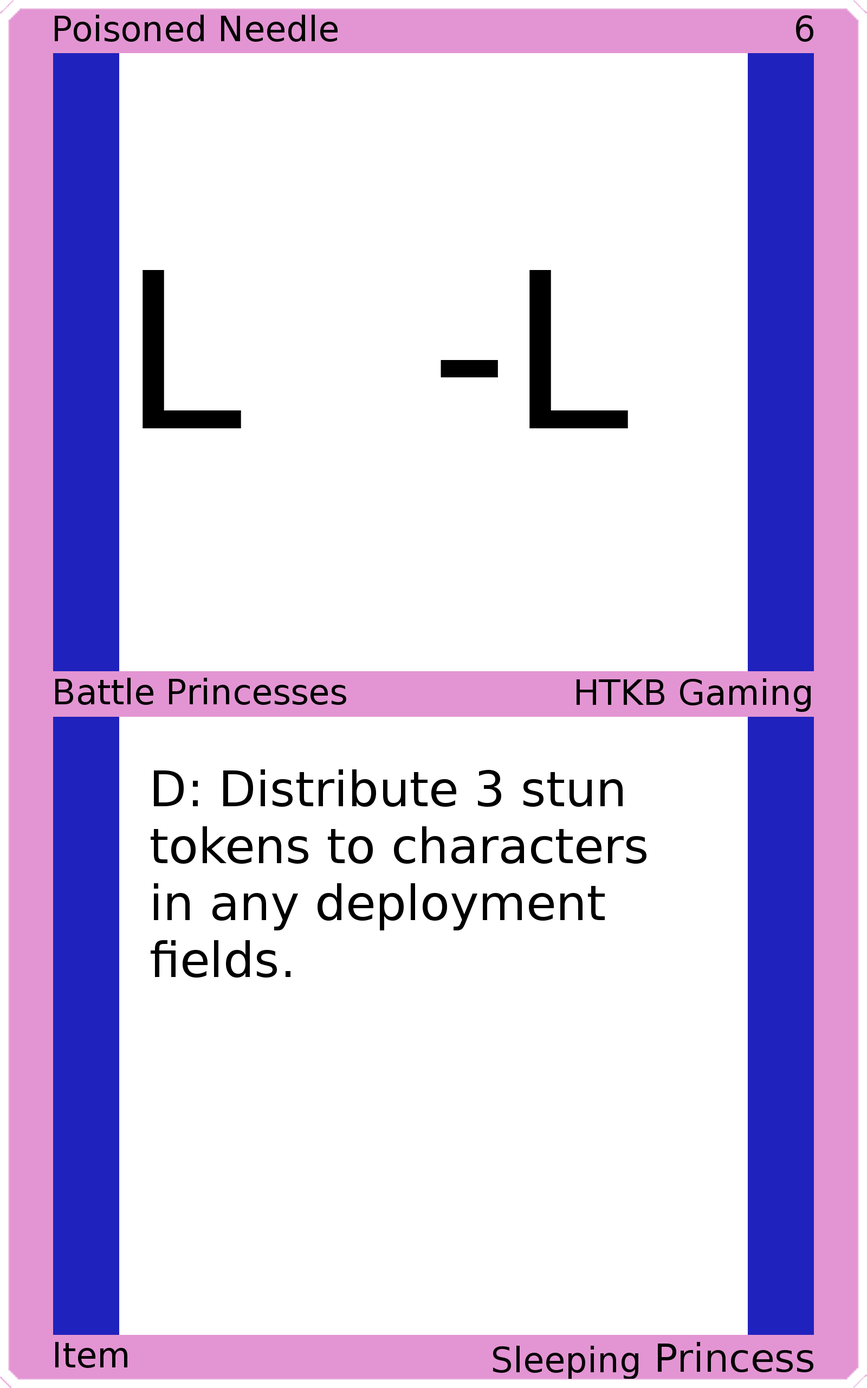
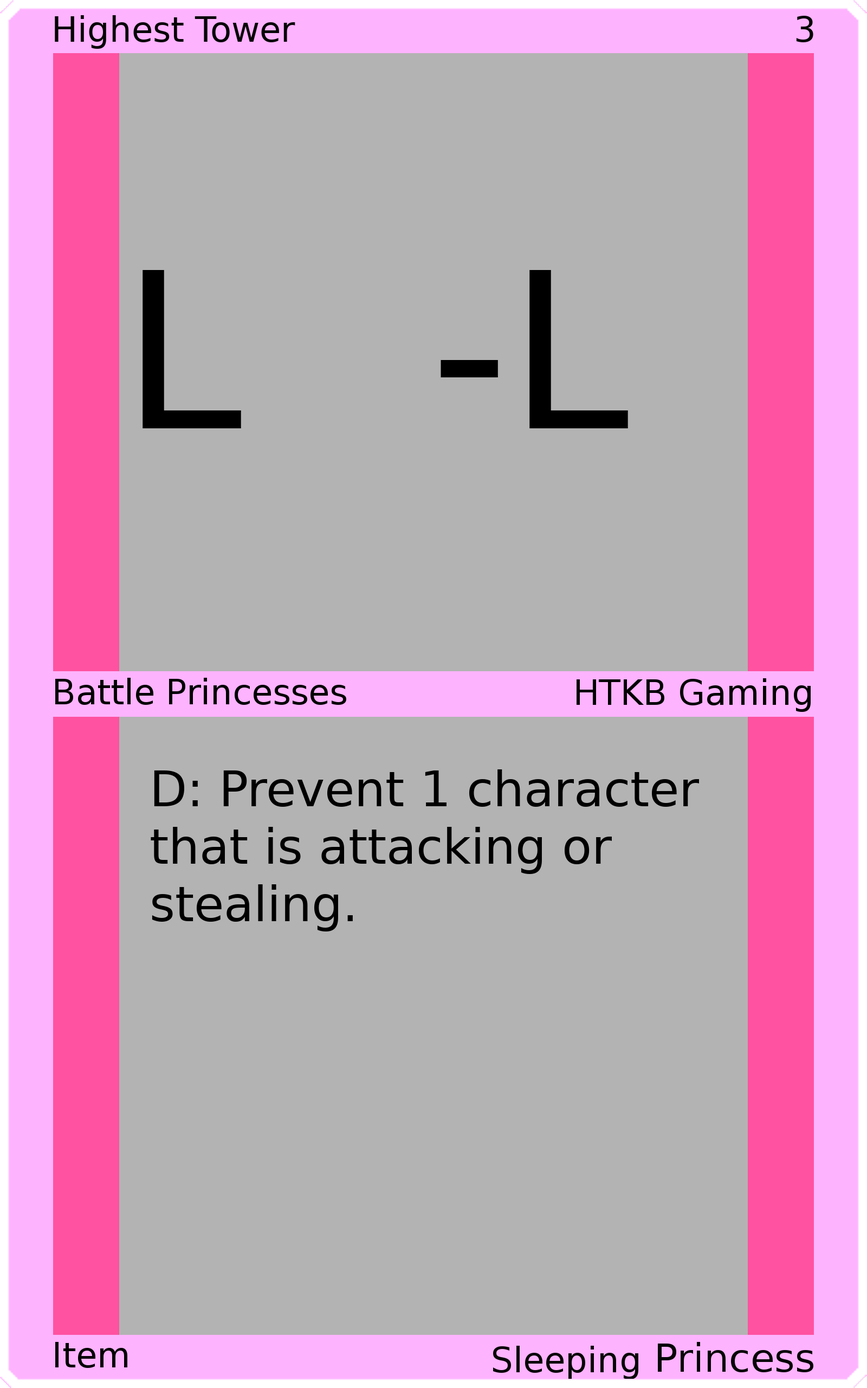
Two versions of the same layered image (867×1388). Layer-by-layer changes:
painted on "Upper Left" over box(54, 14, 338, 49)
painted on "Upper Right" over box(796, 15, 814, 43)
painted on "Card Text" over box(150, 769, 700, 978)
painted on "Border" over box(0, 0, 867, 1388)
painted on "Top Background" over box(119, 52, 748, 673)
painted on "Bottom Background" over box(119, 715, 748, 1336)
painted on "Background" over box(35, 35, 832, 1352)
